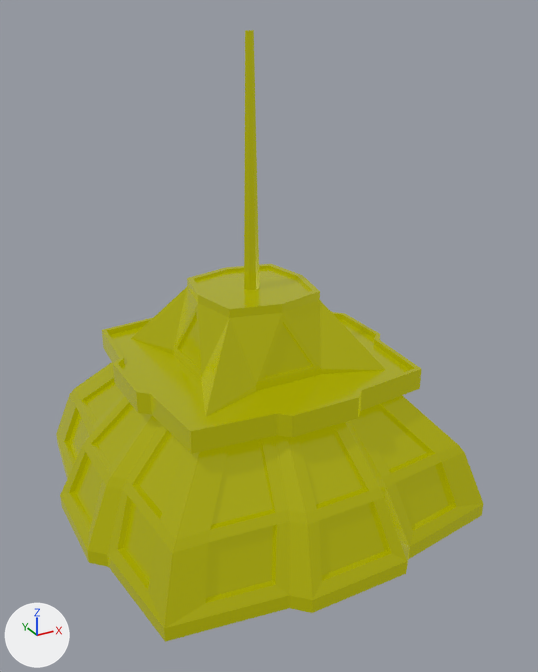
The glTF model public/models/skyscraper2-part-top.glb, before and after one commit.
The view is the same before and after, from a camera (50 mm lens) standing at (-11.1, -21.5, 16.5) and looking at (0.2, -0.9, 6.3). The axes (+X, +Y, +Z) are drawn at lower left. The lights are the same throughout. Where no turn or scale is listed for an object, it has been applied to the vertices.

Names of what the first picture shows: 'skyscraper2-part-top'.
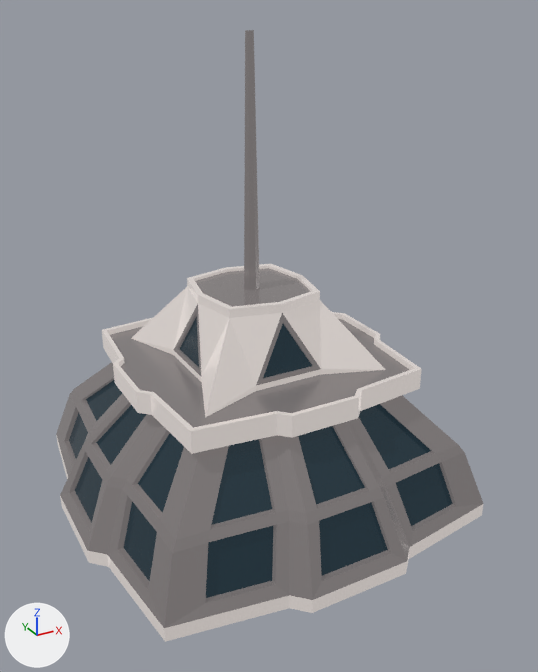
What the commit changed:
Picture 'base' (img_base) is new.
Material 'LOWPOLY-COLORS.001' (mat_lowpoly_colors_001) is new.
Uses the picture img_base.
me_skyscraper2_part_top has 466 vertices, 976 faces and spans x -7.0..7.0, y -7.1..7.1, z 0.0..15.9.
me_skyscraper2_part_top no longer uses material mat_lowpoly_colors.
me_skyscraper2_part_top now uses material mat_lowpoly_colors_001.

Pixel boxes (x1, y1, x2, y2) of what changed, in the pictures (538 x 672 px):
'skyscraper2-part-top', recoloured (yellow to grey)
    both: (56, 30, 483, 642)
